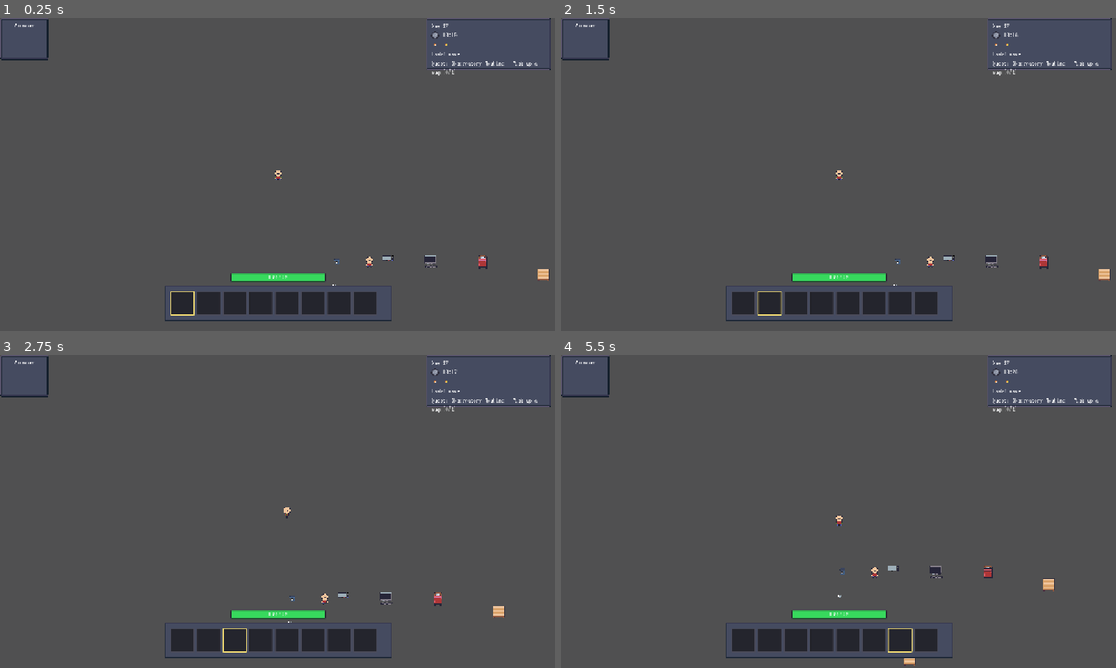
Above: before the commit, frames 1-4 (two rows, left to right).
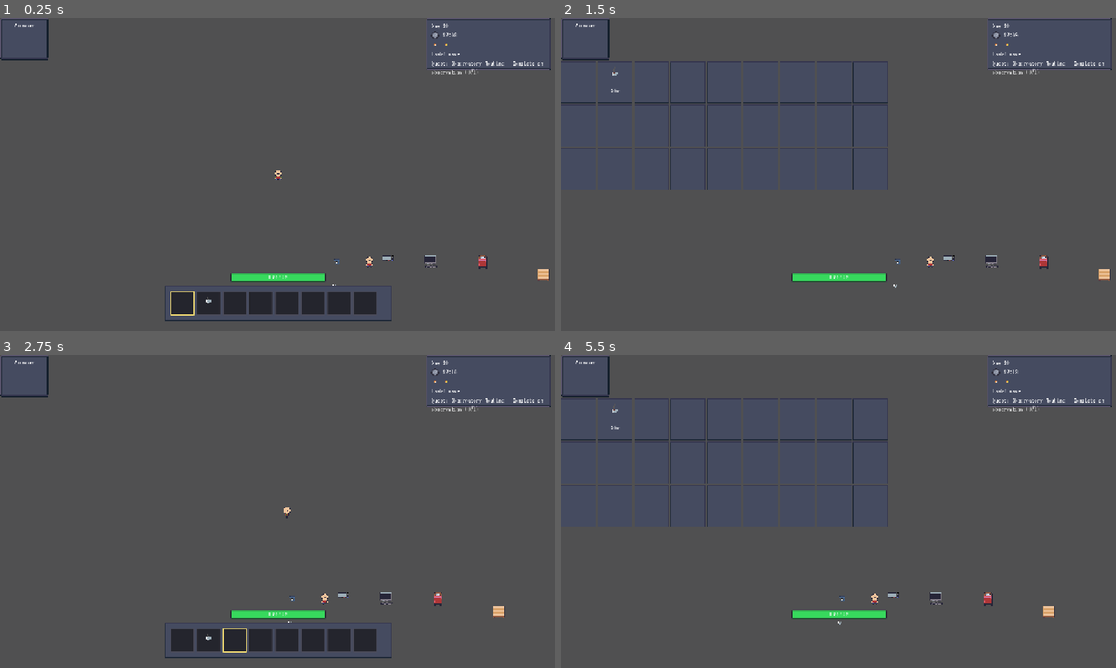
Above: after the commit, the same moments.

Repository: pvfort/astrovalley
Game: Godot game, scene res://scenes/main.tscn
Two runs of this game, one before a commit and one after it. Both use one fixed random seed, a clock stepped at 60 frames per second and the inputs below. This scene is started directly instead of the project's main scene.
Inputs (mouse positions are in pixels of both pictures, inside the frame that each line leads up to):
- Up to frame 1 (0.25 s): no input
- Up to frame 2 (1.5 s): tap Enter (inventory_toggle) at 0.5 s; drag from (744, 302) to (949, 262) at 0.52 s; tap Space at 1.25 s; drag from (771, 302) to (949, 262) at 1.27 s
- Up to frame 3 (2.75 s): tap Enter (inventory_toggle) at 2 s; move the mouse to (233, 639) at 2.02 s; hold Right (ui_right) from 2.03 s (still down); tap E (interact) at 2.1 s; click (233, 639) at 2.17 s
- Up to frame 4 (5.5 s): release Right (ui_right) at 2.75 s; drag from (821, 639) to (943, 599) at 2.77 s; drag from (849, 639) to (1049, 611) at 3.52 s; tap Space at 4.25 s; drag from (871, 639) to (838, 511) at 4.27 s; tap Enter (inventory_toggle) at 5 s; move the mouse to (899, 639) at 5.02 s; hold Down (ui_down) from 5.03 s (still down); tap 2 at 5.1 s; click (899, 639) at 5.17 s

The runs differ from the first frame. In frame 1, 0.1% of the frame differs, in the area x 37-98%, y 1-92%; in frame 2, 4.1%; in frame 3, 0.1%; in frame 4, 4.8%, in the area x 0-98%, y 1-100%.
Error before the commit: Parse Error: Cannot infer the type of "next_count" variable because the value doesn't have a set type. (res://scripts/inventory/InventoryManager.gd:231)

Commit message:
fixed missing variable type bug

Diff:
--- a/saves/worlds/host_1/world.json
+++ b/saves/worlds/host_1/world.json
@@ -1,14 +1,30 @@
 {
-	"day": 27,
+	"day": 28,
 	"entities": [],
 	"machine_states": [],
 	"placed_furniture": [],
 	"room_states": [],
 	"save_version": 1,
-	"saved_at": "2026-05-21T21:03:14",
+	"saved_at": "2026-05-22T17:51:24",
 	"season": "spring",
 	"seed": 0,
 	"systems": {
+		"game_manager": {
+			"players": {
+				"1": {
+					"current_task": "",
+					"name": "Player1",
+					"observation_total": 0,
+					"tasks_completed": 0
+				}
+			},
+			"resources": {
+				"telescope": {
+					"by": -1,
+					"locked": false
+				}
+			}
+		},
 		"inventory": {
 			"equipped": {
 				"accessory": "",
@@ -16,14 +32,14 @@
 				"head": "",
 				"tool": ""
 			},
-			"funds": 0,
+			"funds": 225,
 			"inventory": [
 				{
-					"count": 1,
-					"item_id": "mug"
+
 				},
 				{
-
+					"count": 1,
+					"item_id": "coffee"
 				},
 				{
 
@@ -104,28 +120,56 @@
 			"inventory_size": 27,
 			"selected_hotbar_index": 0
 		},
+		"quests": {
+			"active_quest_id": "morning_routine",
+			"quests": {
+				"morning_routine": {
+					"id": "morning_routine",
+					"objectives": [
+						{
+							"completed": true,
+							"current_amount": 1
+						},
+						{
+							"completed": true,
+							"current_uses": 2
+						},
+						{
+							"completed": false,
+							"current_completions": 0
+						}
+					],
+					"state": 2
+				}
+			}
+		},
 		"skills": {
 			"skills": {
 				"programming": {
 					"level": 4,
-					"xp": 1177
+					"xp": 1297
 				}
+			}
+		},
+		"tasks": {
+			"active_tasks": {
+
 			}
 		},
 		"world_clock": {
 			"daily_stats": {
 				"money_earned": 0,
 				"observation_data_collected": 0,
-				"programming_progress": 0,
+				"programming_progress": 225,
 				"tasks_completed": 0,
 				"xp_gained_per_skill": {
-
+					"programming": 75
 				}
 			},
-			"day": 27,
-			"hour": 8,
-			"minute": 15,
-			"phase": "Morning"
+			"day": 28,
+			"hour": 12,
+			"minute": 8,
+			"phase": "Afternoon"
 		}
 	},
 	"weather": "clear",
--- a/scripts/core/game_manager.gd
+++ b/scripts/core/game_manager.gd
@@ -82,7 +82,7 @@
 func load_state(data: Dictionary) -> void:
 	players.clear()
 
-	var saved_players := data.get("players", {})
+	var saved_players :Variant= data.get("players", {})
 	if saved_players is Dictionary:
 		for player_id_variant in (saved_players as Dictionary).keys():
 			var player_id: int = int(player_id_variant)
@@ -97,7 +97,7 @@
 				"observation_total": int(player_state.get("observation_total", 0)),
 			}
 
-	var saved_resources := data.get("resources", {})
+	var saved_resources :Variant= data.get("resources", {})
 	if saved_resources is Dictionary:
 		resources = (saved_resources as Dictionary).duplicate(true)
 	if not resources.has("telescope"):
--- a/scripts/core/task_manager.gd
+++ b/scripts/core/task_manager.gd
@@ -120,7 +120,7 @@
 
 	active_tasks.clear()
 
-	var saved_active_tasks := data.get("active_tasks", {})
+	var saved_active_tasks :Variant= data.get("active_tasks", {})
 	if not (saved_active_tasks is Dictionary):
 		return
 
--- a/scripts/inventory/InventoryManager.gd
+++ b/scripts/inventory/InventoryManager.gd
@@ -226,9 +226,9 @@
 		if item == null or item.item_id != item_id:
 			continue
 
-		var current_count := max(int(slot_dict.get("count", 0)), 0)
-		var remove_count := min(current_count, remaining)
-		var next_count := current_count - remove_count
+		var current_count :Variant= max(int(slot_dict.get("count", 0)), 0)
+		var remove_count :Variant= min(current_count, remaining)
+		var next_count :Variant= current_count - remove_count
 
 		if next_count <= 0:
 			inventory[i] = null
--- a/scripts/objectives/quest_manager.gd
+++ b/scripts/objectives/quest_manager.gd
@@ -56,7 +56,7 @@
 	_player_id = _resolve_local_player_id()
 	_initialize_default_quests()
 
-	var saved_quests := data.get("quests", {})
+	var saved_quests :Variant= data.get("quests", {})
 	if saved_quests is Dictionary:
 		for quest_id_variant in (saved_quests as Dictionary).keys():
 			var quest_variant: Variant = _quests.get(str(quest_id_variant), null)
--- a/scripts/ui/crafting_ui.gd
+++ b/scripts/ui/crafting_ui.gd
@@ -99,7 +99,7 @@
 	for ingredient in selected_recipe.ingredients:
 		if ingredient == null:
 			continue
-		var owned := inventory.count_item(ingredient.item_id) if inventory != null and inventory.has_method("count_item") else 0
+		var owned :float= inventory.count_item(ingredient.item_id) if inventory != null and inventory.has_method("count_item") else 0
 		ingredient_list.add_item("%s x%d (have %d)" % [ingredient.item_id, ingredient.quantity, owned])
 
 	for output in selected_recipe.outputs:
--- a/scripts/ui/daily_summary_ui.gd
+++ b/scripts/ui/daily_summary_ui.gd
@@ -9,27 +9,27 @@
 @onready var _continue_button: Button = $PanelContainer/MarginContainer/VBoxContainer/ContinueButton
 
 func _ready() -> void:
-    visible = false
-    _continue_button.pressed.connect(_on_continue_pressed)
-    WorldClock.daily_summary_requested.connect(show_summary)
+	visible = false
+	_continue_button.pressed.connect(_on_continue_pressed)
+	WorldClock.daily_summary_requested.connect(show_summary)
 
 func show_summary(summary_data: Dictionary) -> void:
-    visible = true
-    _day_label.text = "Daily Summary - Day %d" % WorldClock.current_day
-    _xp_label.text = "XP gained per skill: %s" % _format_skill_xp(summary_data.get("xp_gained_per_skill", {}))
-    _money_label.text = "%d" % int(summary_data.get("money_earned", 0))
-    _tasks_label.text = "Tasks completed: %d" % int(summary_data.get("tasks_completed", 0))
-    _observation_label.text = "%d" % int(summary_data.get("observation_data_collected", 0))
-    _programming_label.text = "%d" % int(summary_data.get("programming_progress", 0))
+	visible = true
+	_day_label.text = "Daily Summary - Day %d" % WorldClock.current_day
+	_xp_label.text = "XP gained per skill: %s" % _format_skill_xp(summary_data.get("xp_gained_per_skill", {}))
+	_money_label.text = "%d" % int(summary_data.get("money_earned", 0))
+	_tasks_label.text = "Tasks completed: %d" % int(summary_data.get("tasks_completed", 0))
+	_observation_label.text = "%d" % int(summary_data.get("observation_data_collected", 0))
+	_programming_label.text = "%d" % int(summary_data.get("programming_progress", 0))
 
 func _format_skill_xp(skill_data: Dictionary) -> String:
-    if skill_data.is_empty():
-        return "none"
+	if skill_data.is_empty():
+		return "none"
 
-    var chunks: PackedStringArray = []
-    for skill_id in skill_data.keys():
-        chunks.append("%s +%d" % [skill_id, int(skill_data[skill_id])])
-    return ", ".join(chunks)
+	var chunks: PackedStringArray = []
+	for skill_id in skill_data.keys():
+		chunks.append("%s +%d" % [skill_id, int(skill_data[skill_id])])
+	return ", ".join(chunks)
 
 func _on_continue_pressed() -> void:
-    visible = false
+	visible = false
Not shown, added: scripts/components/observation_component.gd.uid
Not shown, added: scripts/objectives/quest_manager.gd.uid
Not shown, added: scripts/objectives/station_use_objective.gd.uid
Not shown, added: scripts/objectives/task_complete_objective.gd.uid
